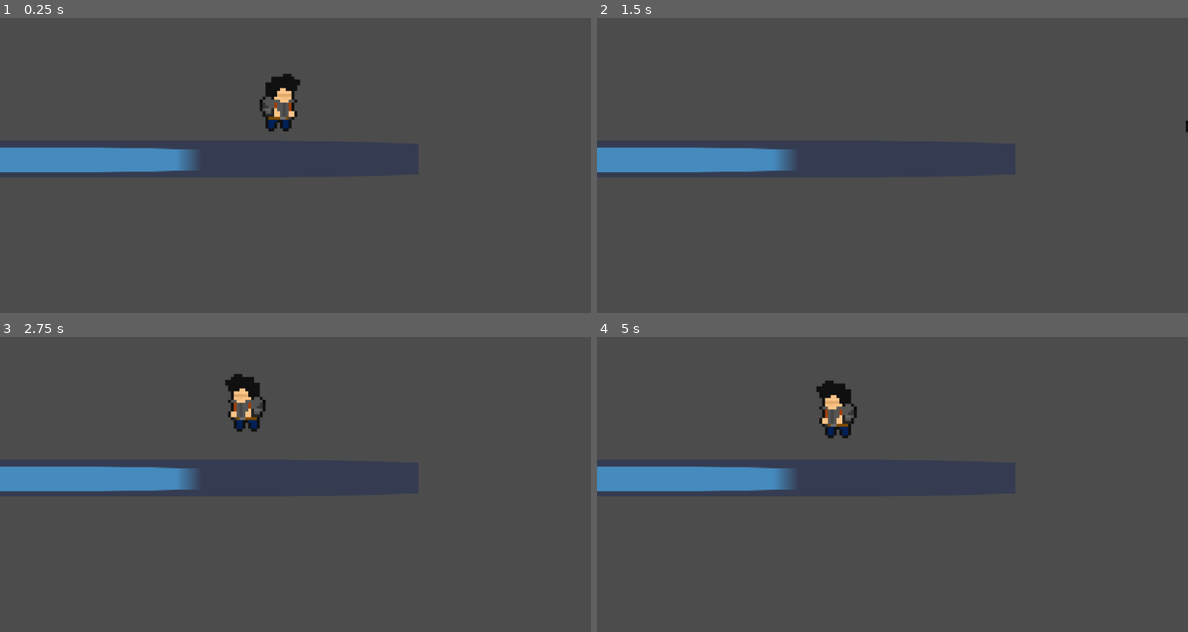
Above: before the commit, frames 1-4 (two rows, left to right).
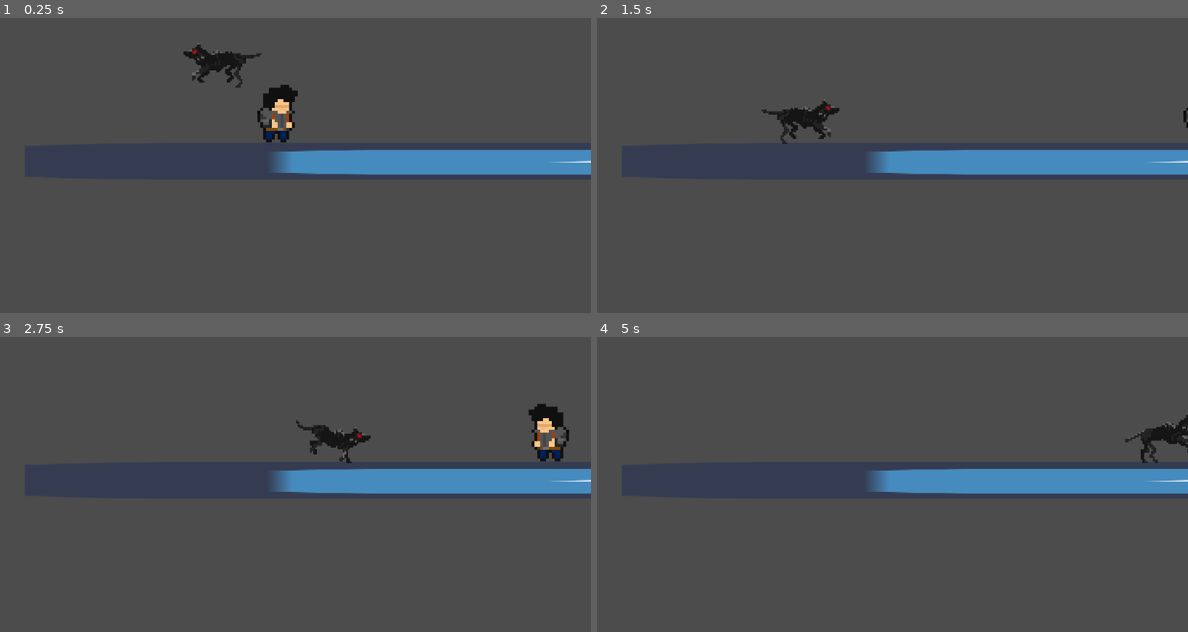
Above: after the commit, the same moments.

Repository: beldonholt/YourMum
Game: Godot game, scene res://TestLevelMovement.tscn
Same seed, same stepped clock (60 frames per second), same inputs: the game is played once before the commit and once after it. Before the commit the project has no main scene; this scene is started directly in both runs. The engine's default icon, where the game draws it, is replaced by a stand-in: a white triangle on a blue panel in a dark square.
Inputs:
- Up to frame 1 (0.25 s): no input
- Up to frame 2 (1.5 s): hold Shift (run) 0.53-1.28 s; hold D (right) from 0.53 s (still down); tap W (jump) at 0.77 s; tap Shift (run) at 1.35 s
- Up to frame 3 (2.75 s): tap W (jump) at 1.52 s; release D (right) at 2.03 s; hold A (left) from 2.03 s (still down); hold Shift (run) from 2.03 s (still down)
- Up to frame 4 (5 s): release A (left) at 2.78 s; release Shift (run) at 2.78 s; hold D (right) 2.78-4.28 s; tap Shift (run) at 2.85, 4.35 s; tap W (jump) at 3.02, 3.77, 4.52 s; hold Shift (run) 3.53-4.28 s; hold A (left) from 4.28 s (still down)

The runs differ from the first frame. In frame 1, 9.0% of the frame differs, in the area x 0-100%, y 8-54%; in frame 2, 8.0%; in frame 3, 9.4%, in the area x 0-100%, y 12-54%; in frame 4, 8.6%.

Commit message:
03/05
Added wolf movement and animation

Diff:
--- a/Lvl 3 Main progect/TestLevelMovement.tscn
+++ b/Lvl 3 Main progect/TestLevelMovement.tscn
@@ -1,7 +1,8 @@
-[gd_scene load_steps=5 format=2]
+[gd_scene load_steps=6 format=2]
 
 [ext_resource path="res://icon.png" type="Texture" id=1]
 [ext_resource path="res://Player.tscn" type="PackedScene" id=2]
+[ext_resource path="res://Wolf.tscn" type="PackedScene" id=3]
 
 [sub_resource type="RectangleShape2D" id=1]
 extents = Vector2( 85.576, 32.869 )
@@ -12,7 +13,7 @@
 [node name="Test Level " type="Node2D"]
 
 [node name="Floor " type="StaticBody2D" parent="."]
-position = Vector2( -694.218, 308.093 )
+position = Vector2( 1449.78, 312.093 )
 scale = Vector2( 16.96, 1 )
 __meta__ = {
 "_edit_group_": true
@@ -38,4 +39,6 @@
 [node name="CollisionShape2D" type="CollisionShape2D" parent="FallZone"]
 shape = SubResource( 2 )
 
+[node name="Wolf" parent="." instance=ExtResource( 3 )]
+position = Vector2( 302, 35 )
 [connection signal="body_entered" from="FallZone" to="Player " method="_on_FallZone_body_entered"]
--- /dev/null
+++ b/Lvl 3 Main progect/Wolf.gd
@@ -0,0 +1,45 @@
+extends KinematicBody2D
+
+#enemy Constants
+const GRAVITY = 30
+const SPEED = 180
+
+#enemy Variables
+var Velocity = Vector2(0,0)
+# 1 means facing right in this term
+var Direction = 1
+
+func _physics_process(delta):
+	#moves right
+	Velocity.x = SPEED * Direction
+
+	#print("e move right")
+	#checks if sprite is going right or left and faces acordingly
+	if Direction ==1:
+		get_node( "AnimatedSprite" ).set_flip_h( true )
+
+		#$AnimatedSprite.flip_h = false
+
+		#print("face right")
+
+	else:
+		get_node( "AnimatedSprite" ).set_flip_h( false )
+		#$AnimatedSprite.flip_h = true
+
+		#print("face left")
+
+	#$AnimatedSprite.play("walk")
+	#falls down and stops constant applying of velocity downwards
+	Velocity.y = Velocity.y + GRAVITY
+	Velocity = move_and_slide(Velocity, Vector2.UP)
+
+	#if it hits a wall changes direction
+	if is_on_wall():
+		Direction = Direction* -1
+		#moves ray cast to left side if it hits a wall
+		$RayCast2D.position.x *= -1
+
+	#if reaches edge of platform changes direction
+	if $RayCast2D.is_colliding() == false:
+		Direction = Direction* -1
+		$RayCast2D.position.x *= -1
--- /dev/null
+++ b/Lvl 3 Main progect/Wolf.tscn
@@ -0,0 +1,42 @@
+[gd_scene load_steps=9 format=2]
+
+[ext_resource path="res://Assets/Wolf/l0_Wolf2.png" type="Texture" id=1]
+[ext_resource path="res://Assets/Wolf/l0_Wolf1.png" type="Texture" id=2]
+[ext_resource path="res://Assets/Wolf/l0_Wolf3.png" type="Texture" id=3]
+[ext_resource path="res://Assets/Wolf/l0_Wolf4.png" type="Texture" id=4]
+[ext_resource path="res://Assets/Wolf/l0_Wolf5.png" type="Texture" id=5]
+[ext_resource path="res://Wolf.gd" type="Script" id=6]
+
+[sub_resource type="SpriteFrames" id=1]
+animations = [ {
+"frames": [ ExtResource( 2 ), ExtResource( 1 ), ExtResource( 3 ), ExtResource( 4 ), ExtResource( 5 ) ],
+"loop": true,
+"name": "Run Cycle ",
+"speed": 5.0
+} ]
+
+[sub_resource type="CircleShape2D" id=2]
+radius = 58.9897
+
+[node name="Wolf" type="KinematicBody2D"]
+scale = Vector2( 3, 3 )
+script = ExtResource( 6 )
+
+[node name="AnimatedSprite" type="AnimatedSprite" parent="."]
+position = Vector2( 0, 0.23597 )
+frames = SubResource( 1 )
+animation = "Run Cycle "
+frame = 3
+speed_scale = 1.5
+playing = true
+centered = false
+flip_h = true
+
+[node name="CollisionShape2D" type="CollisionShape2D" parent="."]
+position = Vector2( 32.3002, 20.2374 )
+scale = Vector2( -0.370429, 0.187726 )
+shape = SubResource( 2 )
+
+[node name="RayCast2D" type="RayCast2D" parent="."]
+position = Vector2( 54.5, 19.2261 )
+enabled = true
--- a/Lvl 3 Main progect/project.godot
+++ b/Lvl 3 Main progect/project.godot
@@ -16,7 +16,31 @@
 [application]
 
 config/name="Lvl 3 Main Progect "
+run/main_scene="res://TestLevelMovement.tscn"
 config/icon="res://icon.png"
+
+[importer_defaults]
+
+texture={
+"compress/bptc_ldr": 0,
+"compress/hdr_mode": 0,
+"compress/lossy_quality": 0.7,
+"compress/mode": 0,
+"compress/normal_map": 0,
+"detect_3d": false,
+"flags/anisotropic": false,
+"flags/filter": false,
+"flags/mipmaps": false,
+"flags/repeat": 0,
+"flags/srgb": 2,
+"process/HDR_as_SRGB": false,
+"process/fix_alpha_border": true,
+"process/invert_color": false,
+"process/premult_alpha": false,
+"size_limit": 0,
+"stream": false,
+"svg/scale": 1.0
+}
 
 [input]
 
Binary file added: Lvl 3 Main progect/Assets/Wolf/l0_Wolf1.png
Not shown, added: Lvl 3 Main progect/Assets/Wolf/l0_Wolf1.png.import
Binary file added: Lvl 3 Main progect/Assets/Wolf/l0_Wolf2.png
Not shown, added: Lvl 3 Main progect/Assets/Wolf/l0_Wolf2.png.import
Binary file added: Lvl 3 Main progect/Assets/Wolf/l0_Wolf3.png
Not shown, added: Lvl 3 Main progect/Assets/Wolf/l0_Wolf3.png.import
Binary file added: Lvl 3 Main progect/Assets/Wolf/l0_Wolf4.png
Not shown, added: Lvl 3 Main progect/Assets/Wolf/l0_Wolf4.png.import
Binary file added: Lvl 3 Main progect/Assets/Wolf/l0_Wolf5.png
Not shown, added: Lvl 3 Main progect/Assets/Wolf/l0_Wolf5.png.import
